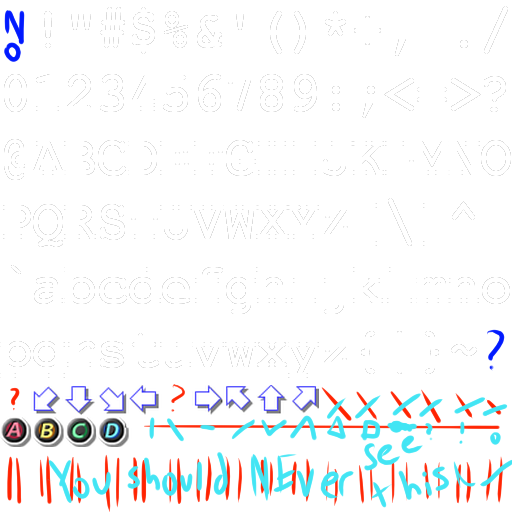
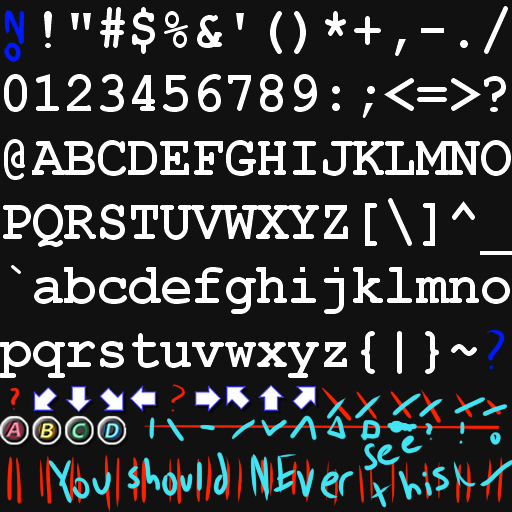
Layer changes from the first (512, 512) image to the second:
painted on "additive edits" over [0, 0, 512, 512]
painted on "Copy of monitor.pngbackup" (1st of 2, in "Group 3") over [0, 320, 256, 448]
painted on "defaultFont.png" over [0, 0, 512, 512]
painted on "Paint Layer 5" over [0, 384, 512, 512]
painted on "testbg" (2nd of 2, in "testbg") over [0, 0, 512, 512]
